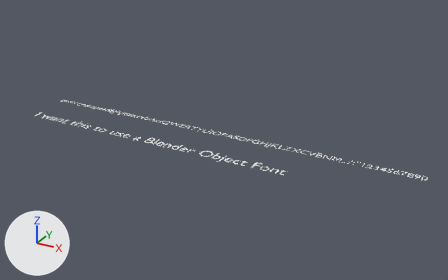
A saved change to the Blender file FontExtractor.blend.
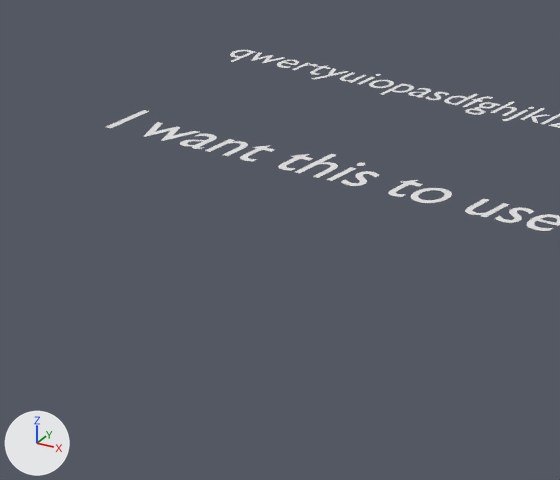
The first picture shows the older version from a 50 mm lens placed at (16.3, -21.6, 13.6), pointed at (1.6, 5.1, 0.3). The close-ups show both versions on the part from 3% to 29% of the width and 32% to 68% of the height of that picture; other places that the commit changed are outside them. Every picture has the same lights, and +X, +Y and +Z are marked at lower left. Text is drawn in Blender's own font.

Names of what the first close-up shows: 'Top Line.001', 'Top Line.003'.
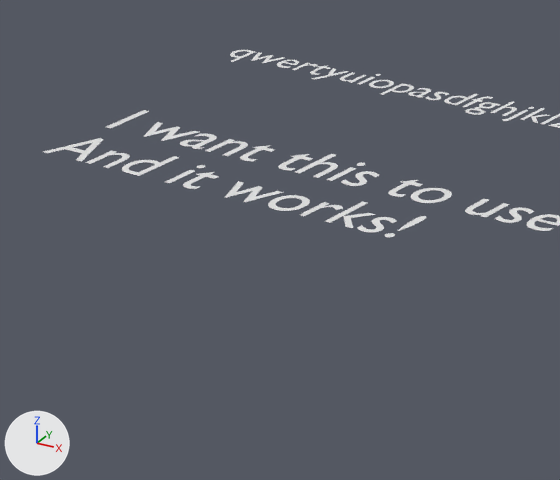
Changed parts and their boxes (x1, y1, x2, y2) in the close-ups (560 x 480 px):
```json
{"object": "Top Line.001", "change": "text changed", "before": [106, 110, 560, 231], "after": [43, 110, 560, 237]}
```

The change, as JSON lines over the scene's bpy script:
```json
{"op": "set", "path": "txt_text_006.body", "old": "'I want this to use a Blender Object Font'", "new": "'I want this to use a Blender Object Font.\\nAnd it works!'"}
```
